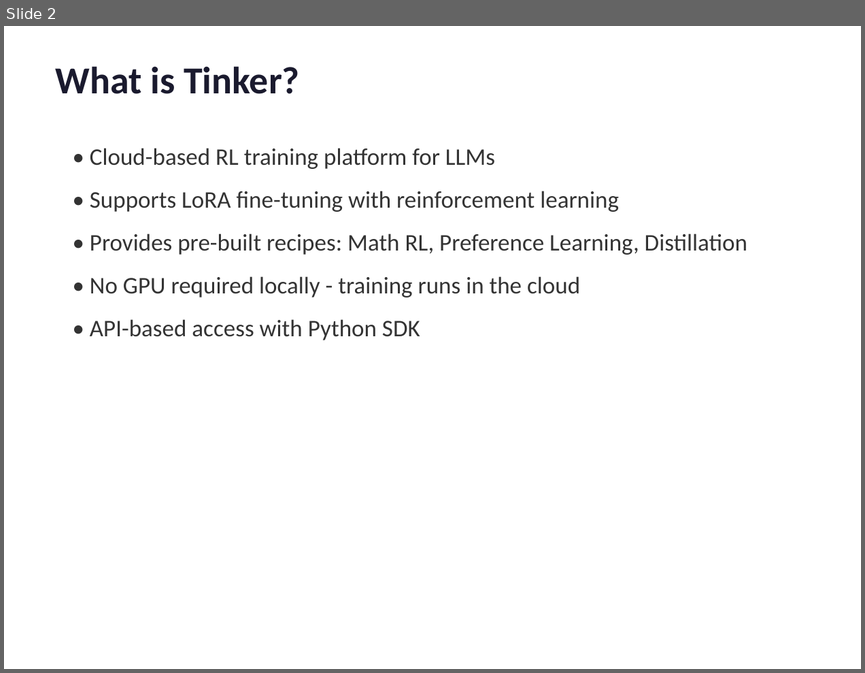
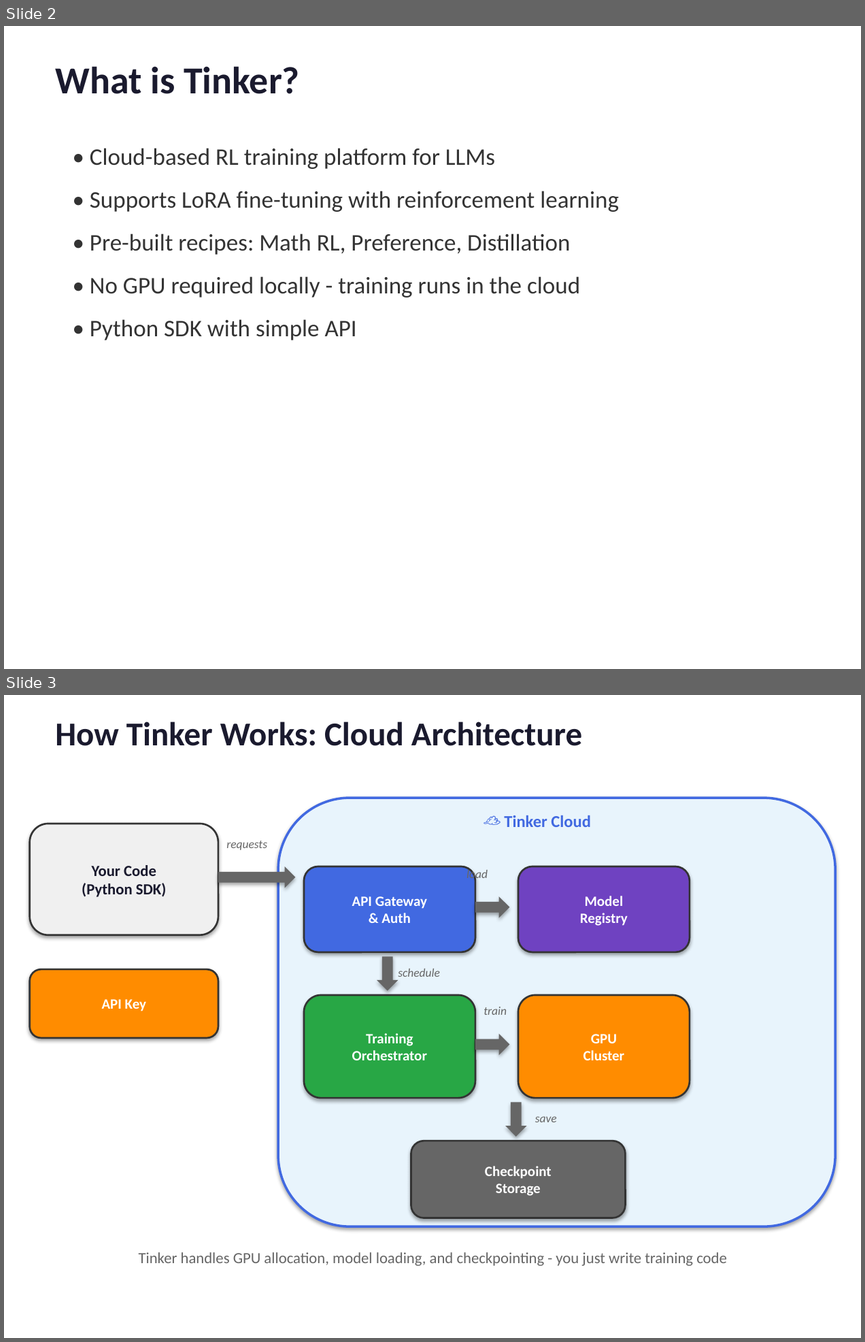
Before and after one commit to arvindcr4/tinker-experiments, a slide deck: Tinker_RL_Demo.pptx. Shown one above the other, each under a label of ours: slide 2 before the commit, slides 2 and 3 after it. The pictures are 865x673 and 865x1342 pixels, drawn with LibreOffice and Linux fonts; fonts in the diff are those of the drawing. Boxes give left, top, right and bottom in pixels: in the first picture for what was removed or moved away, otherwise in the second. Text is boxed around its words. In the diff, an @@ line names an element or a change of style, - is before the commit and + after.

Commit message:
feat: Add TikZ-style diagrams explaining Tinker architecture
- Added 5 explanatory diagrams to presentation:
  - Cloud architecture diagram (API → Tinker Cloud → GPU Training)
  - LoRA diagram showing low-rank adaptation concept
  - RL training loop (Sample → Evaluate → Update cycle)
  - Knowledge distillation (Teacher → Student flow)
  - Pairwise preference learning mechanism
- Added Math RL results chart showing learning curve
- Presentation now has 14 slides total

```diff
--- a/Tinker_RL_Demo.pptx
+++ b/Tinker_RL_Demo.pptx
@@ slide 3 added at (x1=4, y1=695, x2=861, y2=1338), background #FFFFFF @@
@@ text added at (x1=55, y1=722, x2=582, y2=746), 28 pt, text #1A1A2E, bold @@
+How Tinker Works: Cloud Architecture
@@ rounded rectangle added at (x1=278, y1=798, x2=835, y2=1226), fill #E8F4FC, outline #4169E1 2 pt @@
@@ text added at (x1=504, y1=815, x2=590, y2=827), 14 pt, text #4169E1, bold @@
+☁️ Tinker Cloud
@@ rounded rectangle added at (x1=30, y1=824, x2=218, y2=935), fill #F0F0F0, outline #333333 1.5 pt, 13 pt, text #1A1A2E, bold @@
+Your Code
+(Python SDK)
@@ text added at (x1=226, y1=841, x2=267, y2=850), 10 pt, text #666666, italic @@
+requests
@@ right arrow added at (x1=218, y1=866, x2=295, y2=888), fill #666666 @@
@@ rounded rectangle added at (x1=304, y1=866, x2=475, y2=952), fill #4169E1, outline #333333 1.5 pt, 12 pt, text #FFFFFF, bold @@
+API Gateway
+& Auth
@@ text added at (x1=466, y1=868, x2=487, y2=881), 10 pt, text #666666, italic @@
+load
@@ rounded rectangle added at (x1=518, y1=866, x2=689, y2=952), fill #6F42C1, outline #333333 1.5 pt, 12 pt, text #FFFFFF, bold @@
+Model
+Registry
@@ right arrow added at (x1=475, y1=896, x2=509, y2=918), fill #666666 @@
@@ down arrow added at (x1=377, y1=956, x2=398, y2=991), fill #666666 @@
@@ rounded rectangle added at (x1=30, y1=969, x2=218, y2=1038), fill #FF8C00, outline #333333 1.5 pt, 12 pt, text #FFFFFF, bold @@
+API Key
@@ text added at (x1=398, y1=968, x2=440, y2=977), 10 pt, text #666666, italic @@
+schedule
@@ rounded rectangle added at (x1=304, y1=995, x2=475, y2=1098), fill #28A745, outline #333333 1.5 pt, 12 pt, text #FFFFFF, bold @@
+Training
+Orchestrator
@@ rounded rectangle added at (x1=518, y1=995, x2=689, y2=1098), fill #FF8C00, outline #333333 1.5 pt, 12 pt, text #FFFFFF, bold @@
+GPU
+Cluster
@@ text added at (x1=483, y1=1006, x2=507, y2=1015), 10 pt, text #666666, italic @@
+train
@@ right arrow added at (x1=475, y1=1034, x2=509, y2=1055), fill #666666 @@
@@ down arrow added at (x1=505, y1=1102, x2=527, y2=1136), fill #666666 @@
@@ text added at (x1=535, y1=1116, x2=557, y2=1122), 10 pt, text #666666, italic @@
+save
@@ rounded rectangle added at (x1=411, y1=1140, x2=626, y2=1218), fill #666666, outline #333333 1.5 pt, 12 pt, text #FFFFFF, bold @@
+Checkpoint
+Storage
@@ text added at (x1=139, y1=1252, x2=727, y2=1266), 13 pt, text #666666 @@
+Tinker handles GPU allocation, model loading, and checkpointing - you just write training code
@@ slide 2 changed as well @@
@@ text at (x1=90, y1=233, x2=570, y2=254): text changed @@
-• Provides pre-built recipes: Math RL, Preference Learning, Distillation
+• Pre-built recipes: Math RL, Preference, Distillation
@@ text at (x1=90, y1=319, x2=357, y2=340): text changed @@
-• API-based access with Python SDK
+• Python SDK with simple API
```
Also in this commit, not shown: 7 other slides changed, 5 other slides added, 5 slides removed, 1 other file.
